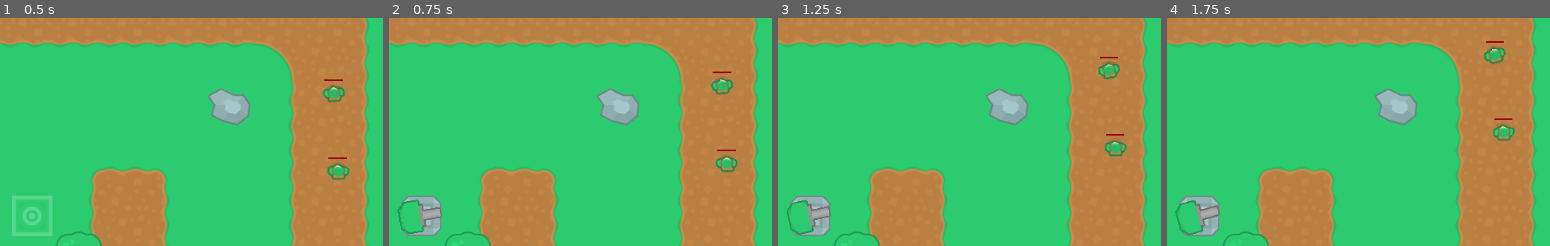
Above: before the commit, frames 1-4 (left to right).
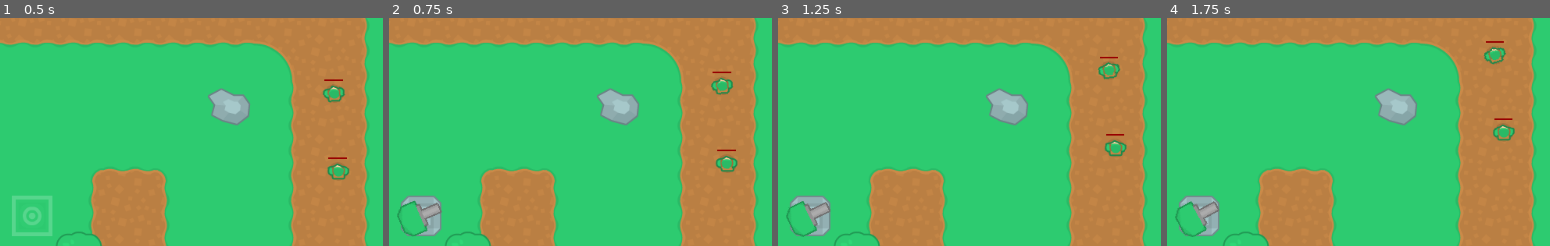
Above: after the commit, the same moments.

Repository: sinb-dev/Godot-TowerDefense
Game: Godot game, scene res://TowerDefense.tscn
The game is run twice, just before and just after one commit, with the same random seed, the same clock (stepped at 60 frames per second) and the same inputs.
Inputs (mouse positions are % of the whole screen's width and height, from its top left):
- Up to frame 1 (0.5 s): no input
- Up to frame 2 (0.75 s): move the mouse to (46, 62) at 0.52 s; click (46, 62) at 0.67 s
- Up to frame 3 (1.25 s): no input
- Up to frame 4 (1.75 s): move the mouse to (28, 56) at 1.27 s; click (28, 56) at 1.42 s
The pictures show only the part of the screen within x 41-91%, y 19-69%; the shares and areas given below are measured in that part.

Frame 1 is identical in both runs. In frame 2, 0.5% of the frame differs, in the area x 2-14%, y 79-96%; in frame 3, 0.4%; in frame 4, 0.4%.

Commit message:
Updated turret

Diff:
--- /dev/null
+++ b/TowerDefence/Projectiles/CannonBall.tscn
@@ -0,0 +1,42 @@
+[gd_scene load_steps=9 format=2]
+
+[ext_resource path="res://Assets/towerDefense_tilesheet.png" type="Texture" id=1]
+[ext_resource path="res://Projectiles/Projectile.gd" type="Script" id=2]
+
+[sub_resource type="AtlasTexture" id=1]
+atlas = ExtResource( 1 )
+region = Rect2( 1216, 704, 64, 64 )
+
+[sub_resource type="AtlasTexture" id=2]
+atlas = ExtResource( 1 )
+region = Rect2( 1280, 704, 64, 64 )
+
+[sub_resource type="AtlasTexture" id=3]
+atlas = ExtResource( 1 )
+region = Rect2( 1344, 704, 64, 64 )
+
+[sub_resource type="AtlasTexture" id=4]
+atlas = ExtResource( 1 )
+region = Rect2( 1408, 704, 64, 64 )
+
+[sub_resource type="SpriteFrames" id=5]
+animations = [ {
+"frames": [ SubResource( 1 ), SubResource( 2 ), SubResource( 3 ), SubResource( 4 ) ],
+"loop": false,
+"name": "default",
+"speed": 2.0
+} ]
+
+[sub_resource type="CircleShape2D" id=6]
+radius = 8.84869
+
+[node name="CannonBall" type="Area2D"]
+script = ExtResource( 2 )
+
+[node name="AnimatedSprite" type="AnimatedSprite" parent="."]
+frames = SubResource( 5 )
+frame = 3
+playing = true
+
+[node name="CollisionShape2D" type="CollisionShape2D" parent="."]
+shape = SubResource( 6 )
--- /dev/null
+++ b/TowerDefence/Projectiles/Projectile.gd
@@ -0,0 +1,17 @@
+extends Area2D
+
+
+# Declare member variables here. Examples:
+# var a = 2
+# var b = "text"
+export var velocity: Vector2 = Vector2(100,100);
+
+# Called when the node enters the scene tree for the first time.
+func _ready():
+	pass # Replace with function body.
+
+func _process(delta):
+	position += velocity * delta
+# Called every frame. 'delta' is the elapsed time since the previous frame.
+#func _process(delta):
+#	pass
--- a/TowerDefence/TowerDefense.gd
+++ b/TowerDefence/TowerDefense.gd
@@ -16,8 +16,8 @@
 		return
 	for t in towers:
 		for e in enemies:
-			if t.in_range(e.get_parent().position):
-				t.turn_towards(e.get_parent().position)
+			if t.in_range(e):
+				t.target(e)
 
 func sort_towers_by_distance(a,b):
-	return a.get_parent().offset > b.get_parent().offset
+	return a.get_parent().offset < b.get_parent().offset
--- a/TowerDefence/Turrets/Slot.gd
+++ b/TowerDefence/Turrets/Slot.gd
@@ -6,6 +6,7 @@
 	pass
 
 func _on_Slot_input_event(viewport, event, shape_idx):
+
 	if event.button_mask == 1 && event.pressed:
 		on_clicked()
 	pass
--- a/TowerDefence/Turrets/Tower.gd
+++ b/TowerDefence/Turrets/Tower.gd
@@ -1,17 +1,46 @@
 extends Node2D
 
+
+export var cool_down = 1
+export var turret_range = 800
+export var projectile_speed = 100
+
 var Cannon = load("res://Turrets/Cannon.tscn")
-var turret_range = 800
+onready var CannonBall = preload("res://Projectiles/CannonBall.tscn")
+
+var fire_cooldown = 0
+
 var turret
+var target = null
 func _ready():
 	pass
+func has_target() -> bool:
+	return target != null
+
+func target(enemy):
+	target = enemy
+
+func _process(delta):
+	fire_cooldown = clamp(fire_cooldown-delta,0, cool_down);
+	if has_target():
+		turn_towards(target.get_parent().position)
+		if fire_cooldown == 0:
+			shoot_at_target()
+
+func shoot_at_target():
+	print("Shooting at target")
+	var projectile = CannonBall.instance();
+	projectile.position = position
+	projectile.velocity = (position - target.get_parent().position) * projectile_speed
+	fire_cooldown = cool_down
+	add_child(projectile)
 
 func turn_towards(point: Vector2):
 	var dx = position - point;
-	turret.rotation = atan2(dx.y, dx.x) - PI/2
+	turret.rotation = atan2(dx.y, dx.x) - PI*0.5
 
-func in_range(point: Vector2) -> bool:
-	return position.distance_squared_to(point) < turret_range*turret_range
+func in_range(enemy: Node2D) -> bool:
+	return position.distance_squared_to(enemy.get_parent().position) < turret_range*turret_range
 
 func place_cannon():
 	if turret:
